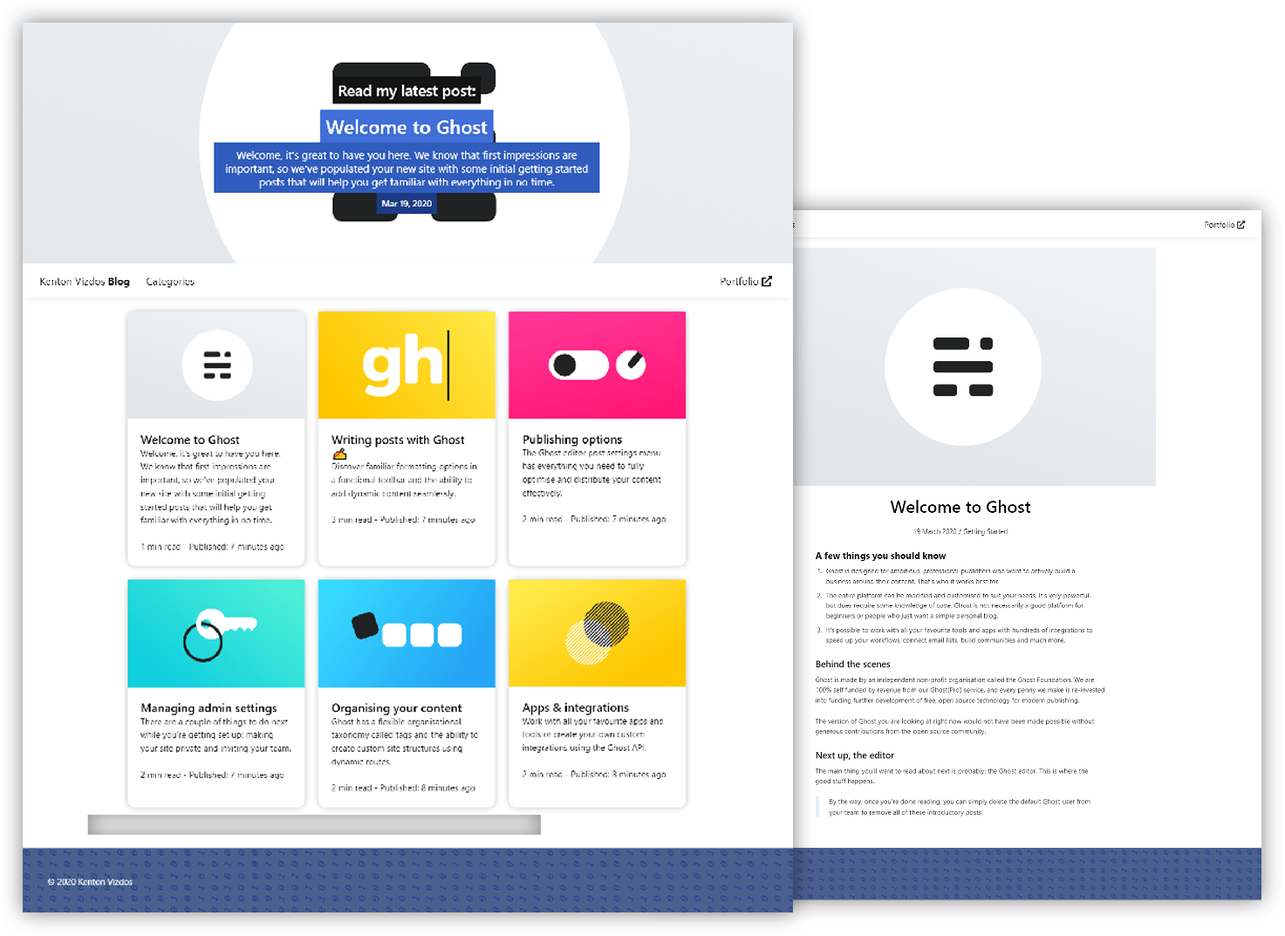
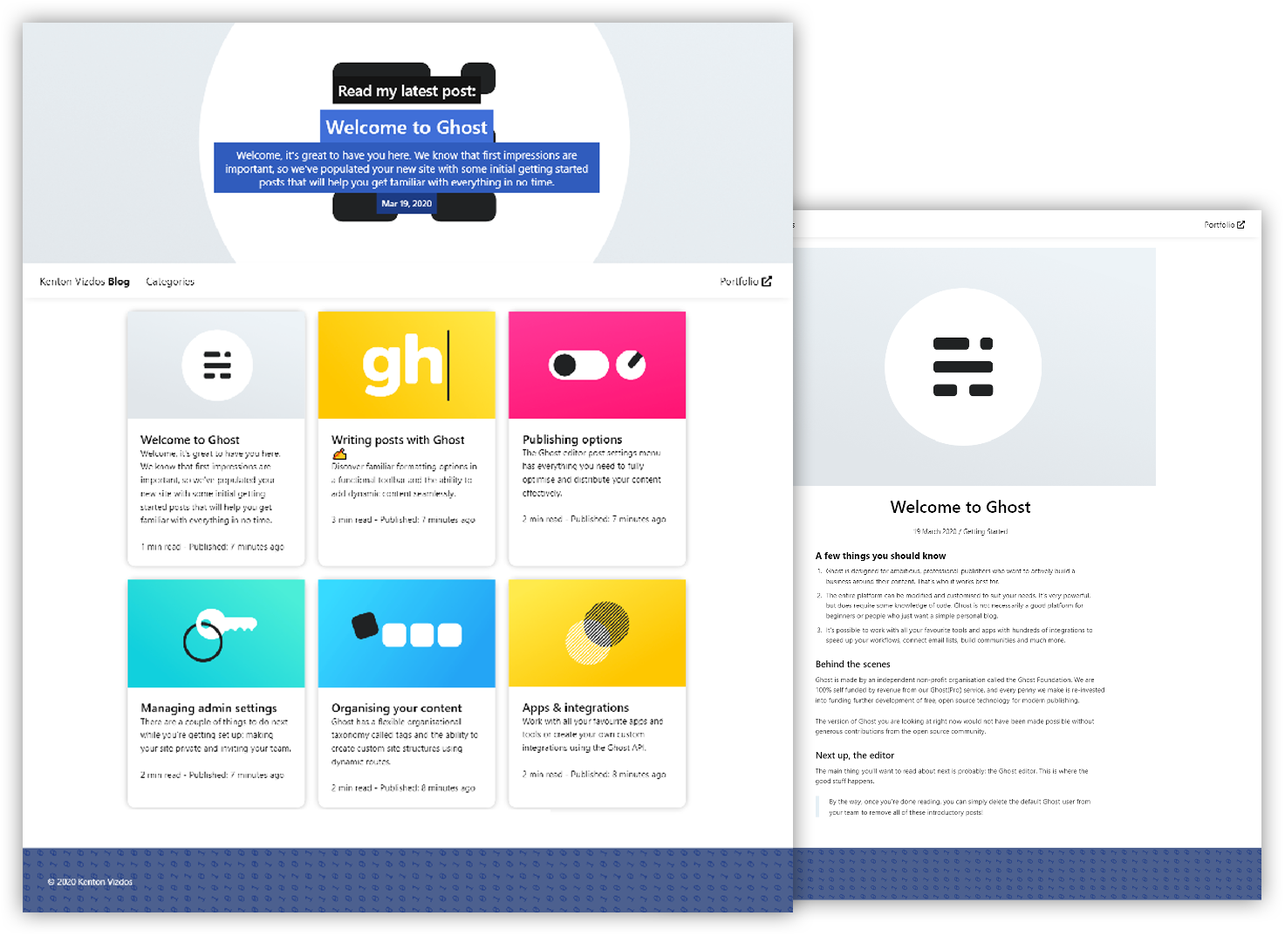
Layers edited between the first and the second 1285 x 936 image:
painted on "Layer 1" over (87, 809, 551, 836)
